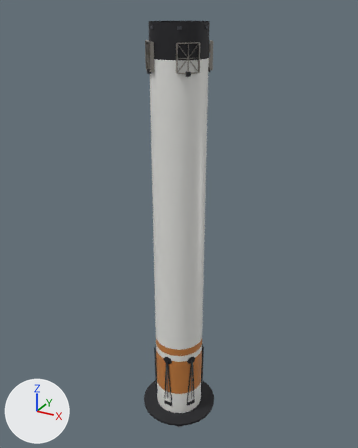
The glTF model assets/rockets/new-glendale/s1.mid.glb, before and after one commit.
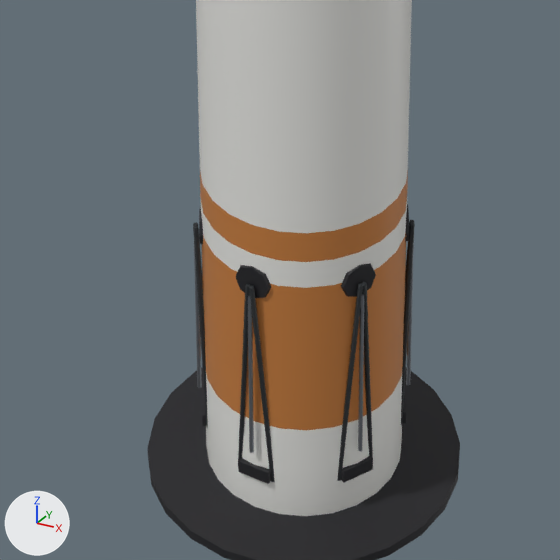
Each version is shown whole from a 50 mm lens placed at (29.7, -54.0, 60.4), pointed at (-0.7, 1.3, 32.8), then close up on the part from 31% to 66% of the width and 66% to 94% of the height. Arrows for +X, +Y and +Z are at lower left; the lights stay in place. The first two pictures are the older version. Where no turn or scale is listed for an object, it has been applied to the vertices.

The first close-up shows 'leg_0.dark', 'leg_1.dark', 'leg_1.metal', 'leg_2.dark', 'leg_5.dark', 's1.dark', 's1.hull' and 3 more.
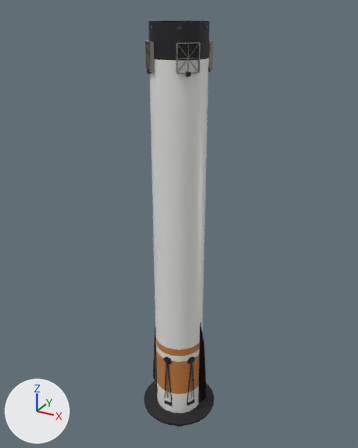
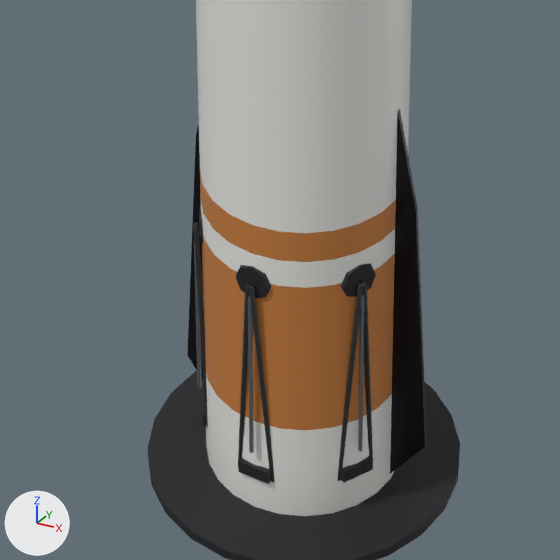
What the commit changed:
Mesh me_strake_0_metal is new.
It has 20 vertices, 36 faces and spans x -0.09..0.09, y -0.01..0.01, z -1.0..1.0.
It uses material mat_or_metal.
Object 'strake_1.metal' (ob_strake_1_metal) is new; it shows me_strake_0_metal.
Its parent is ob_strake_1.
Its location is (4.125, 0.0, 11.25).
Its scale is (7.74, 7.74, 7.74).
Object 'strake_1' (ob_strake_1) is new.
Its parent is ob_s1.
Its location is (0.0, 0.0, 0.0).
Its rotation in degrees is (0, 0, 180).
Object 'strake_0.metal' (ob_strake_0_metal) is new; it shows me_strake_0_metal.
Its parent is ob_strake_0.
Its location is (4.125, 0.0, 11.25).
Its scale is (7.74, 7.74, 7.74).
Object 'strake_0' (ob_strake_0) is new.
Its parent is ob_s1.
Its location is (0.0, 0.0, 0.0).

Boxes (x1, y1, x2, y2) around the edits, measured in the close-ups (560 x 560 px):
'strake_0.metal', added
    after: (390, 108, 427, 474)
'strake_1.metal', added
    after: (187, 122, 203, 380)
